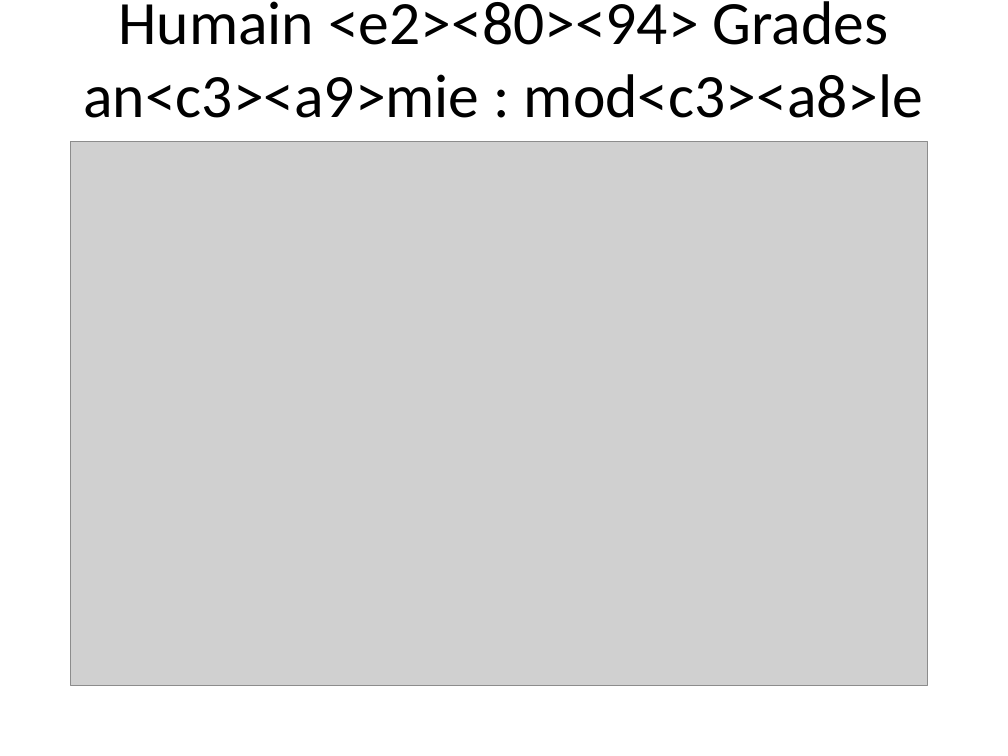
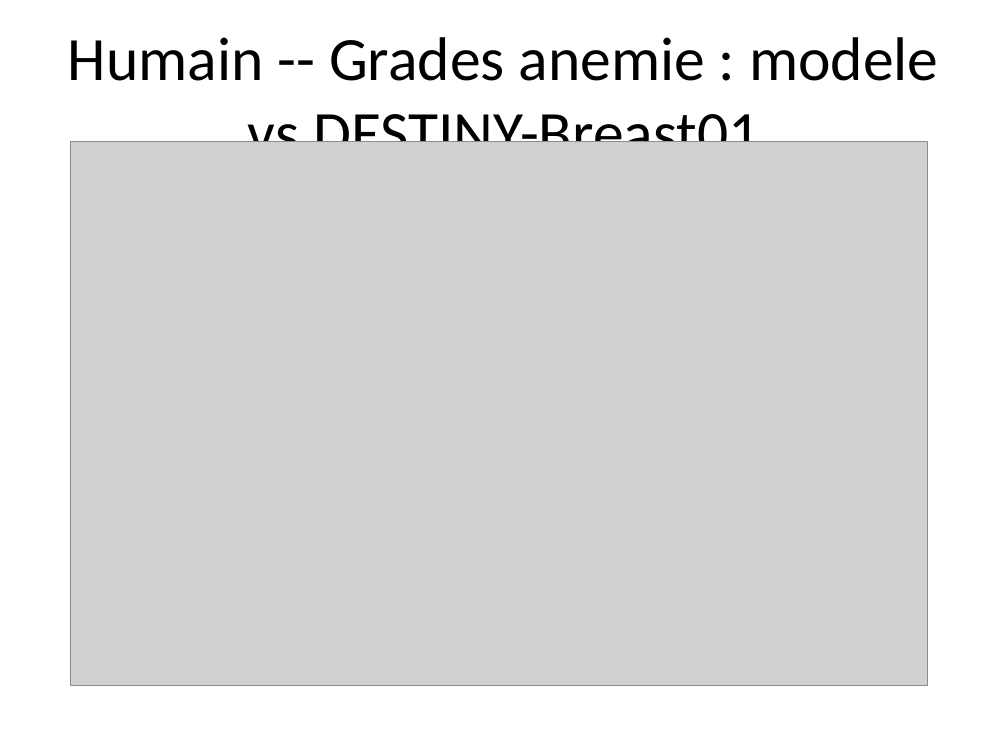
Before and after one commit to omarhss4k/Hema, a slide deck: slide 8 of scripts_tdxd/TDXD_presentation.pptx. Drawn at 1008x756 pixels with LibreOffice and Linux fonts; fonts in the diff are those of the drawing; grey boxes stand for pictures. Boxes give left, top, right and bottom in pixels: in the first picture for what was removed or moved away, otherwise in the second. Text is boxed around its words. In the diff, an @@ line names an element or a change of style, - is before the commit and + after.

```diff
--- a/scripts_tdxd/TDXD_presentation.pptx
+++ b/scripts_tdxd/TDXD_presentation.pptx
@@ title at [68,37,938,142]: text changed @@
-Humain <e2><80><94> Grades an<c3><a9>mie : mod<c3><a8>le vs DESTINY-Breast01
+Humain -- Grades anemie : modele vs DESTINY-Breast01
```
Also in this commit, not shown: 11 other slides changed, 1 other file.
